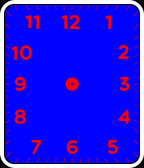
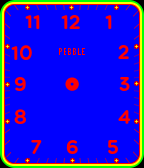
The second (144, 168) image is a revision of the first. Changes to its layers:
showed "dots", painted on it over (5, 5, 139, 163)
painted on "frame", unmasked it over (0, 0, 144, 168)
added layer "pebble 2" above "pebble 1" over (59, 48, 85, 55)
